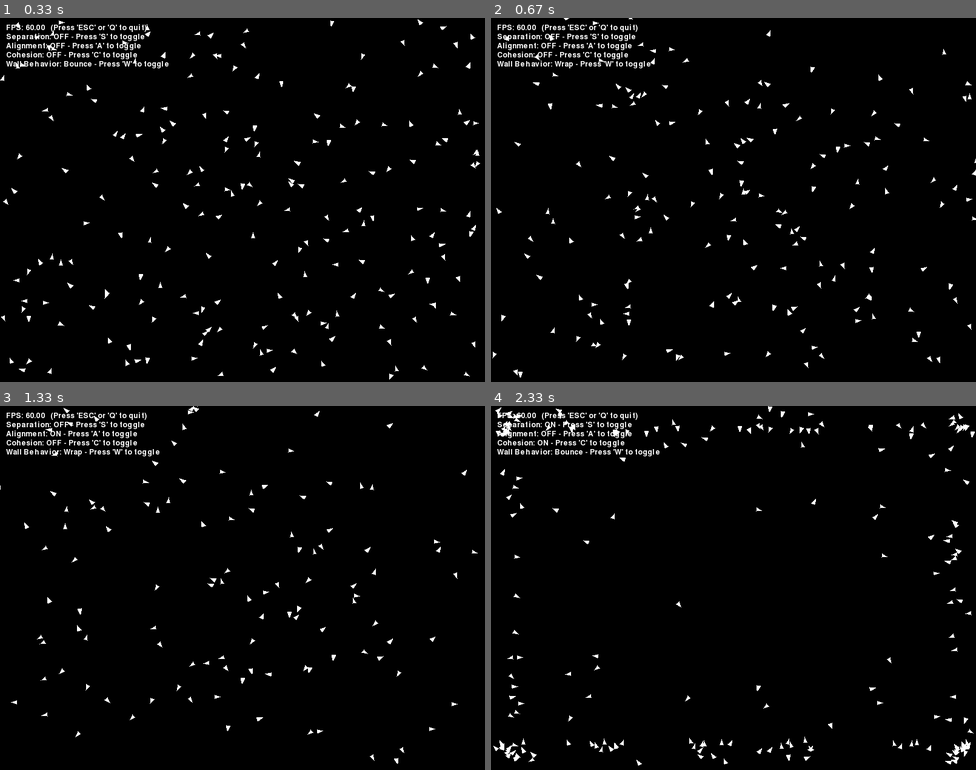
Above: before the commit, frames 1-4 (two rows, left to right).
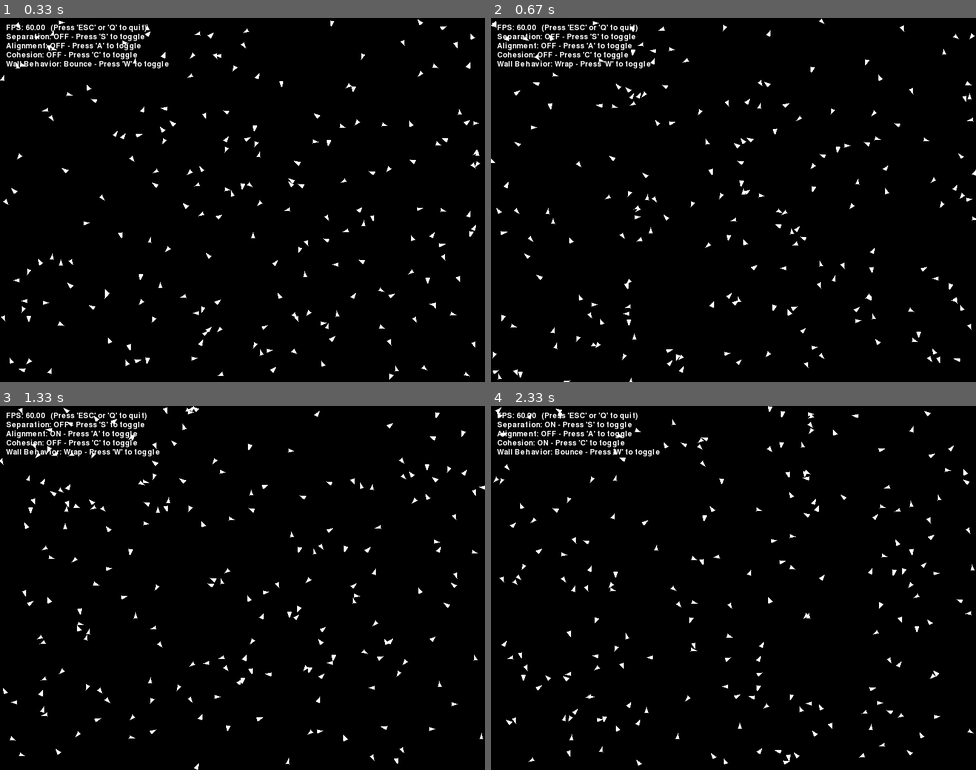
Above: after the commit, the same moments.

Repository: sameerahmed772/lab8-pygame
Game: pygame game, started from boids_exam.py
The game is run twice, just before and just after one commit, with the same random seed, the same clock (stepped at 60 frames per second) and the same inputs.
Inputs:
- Up to frame 1 (0.33 s): no input
- Up to frame 2 (0.67 s): hold W from 0.33 s (still down)
- Up to frame 3 (1.33 s): release W at 0.8 s; hold A from 0.83 s (still down)
- Up to frame 4 (2.33 s): release A at 1.37 s; hold S 1.4-1.7 s; hold A 1.73-2.13 s; tap C at 1.88 s; hold W from 2.17 s (still down)

Frame 1 is identical in both runs. In frame 2, 0.3% of the frame differs, in the area x 0-100%, y 0-100%; in frame 3, 0.7%; in frame 4, 2.1%, in the area x 0-100%, y 1-99%.

Commit message:
exam: q10 - boids: screen wrapping

Diff:
--- a/boids_exam.py
+++ b/boids_exam.py
@@ -59,7 +59,8 @@
     # Screen wrapping: if a boid goes off one edge of the screen,
     # it should reappear on the opposite edge
     def _screen_wrap(self) -> None:
-        pass
+        self.x %= config.WIDTH
+        self.y %= config.HEIGHT
 
     # Default wall behavior is bounce: if a boid hits the edge of the screen,
     # it should bounce back in the opposite direction
